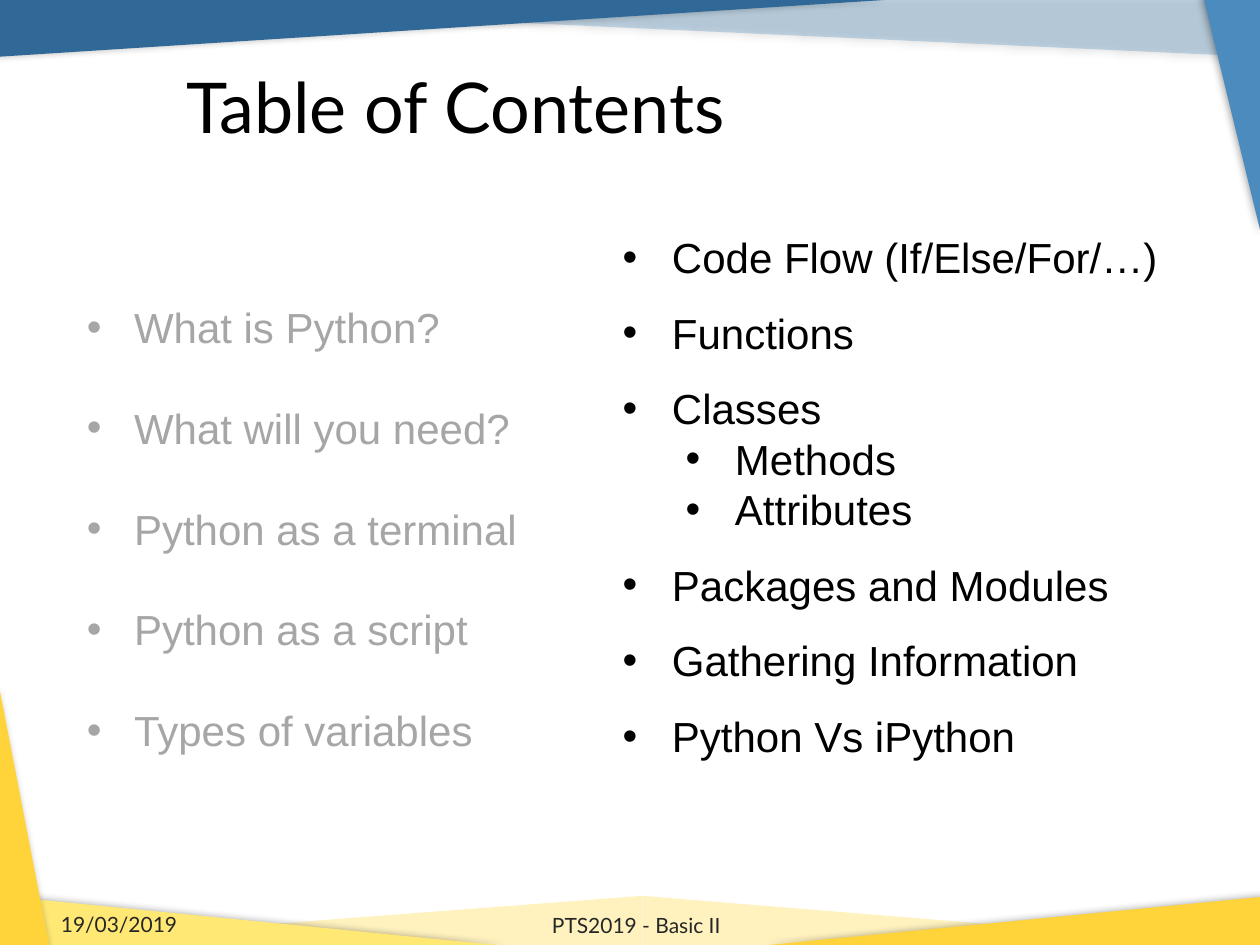
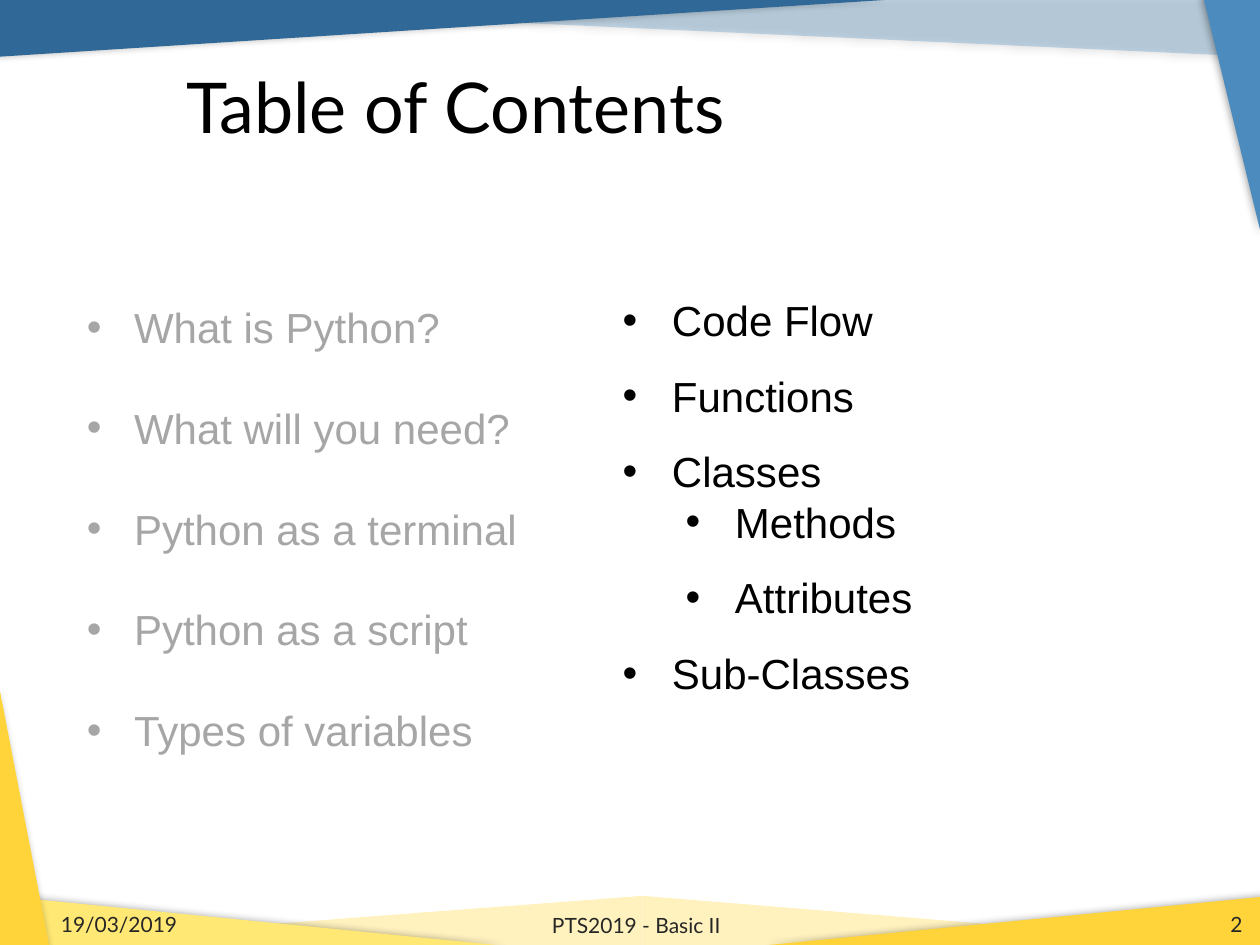
Before and after one commit to b1quint/Python-Tutorial-Series, a slide deck: slide 2 of Presentations/PTS2019_Basics_II.pptx. Drawn at 1260x945 pixels with LibreOffice and Linux fonts; fonts in the diff are those of the drawing; background and template pictures are left out. Boxes give left, top, right and bottom in pixels: in the first picture for what was removed or moved away, otherwise in the second. Text is boxed around its words. In the diff, an @@ line names an element or a change of style, - is before the commit and + after.

```diff
--- a/Presentations/PTS2019_Basics_II.pptx
+++ b/Presentations/PTS2019_Basics_II.pptx
@@ text "Code Flow" moved from (x1=672, y1=242, x2=1157, y2=761) to (x1=672, y1=305, x2=912, y2=690) @@
@@ text at (x1=672, y1=305, x2=873, y2=337): text changed @@
-• Code Flow (If/Else/For/…)
+• Code Flow
@@ text at (x1=735, y1=582, x2=912, y2=614): line spacing 1 to 1.5 @@
@@ text at (x1=672, y1=658, x2=910, y2=690): text changed @@
-• Packages and Modules
-• Gathering Information
-• Python Vs iPython
+• Sub-Classes
@@ page number added at (x1=1230, y1=917, x2=1242, y2=932), 12 pt, text #262626 @@
+2
```
Also in this commit, not shown: 43 other slides changed, 10 slides added, 1 other file.
